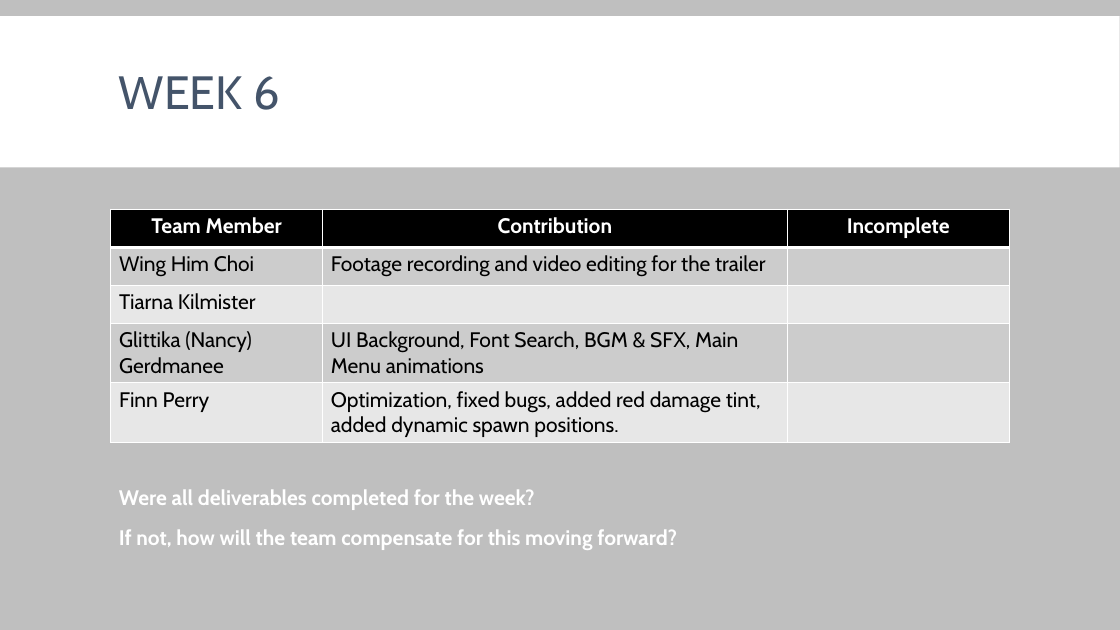
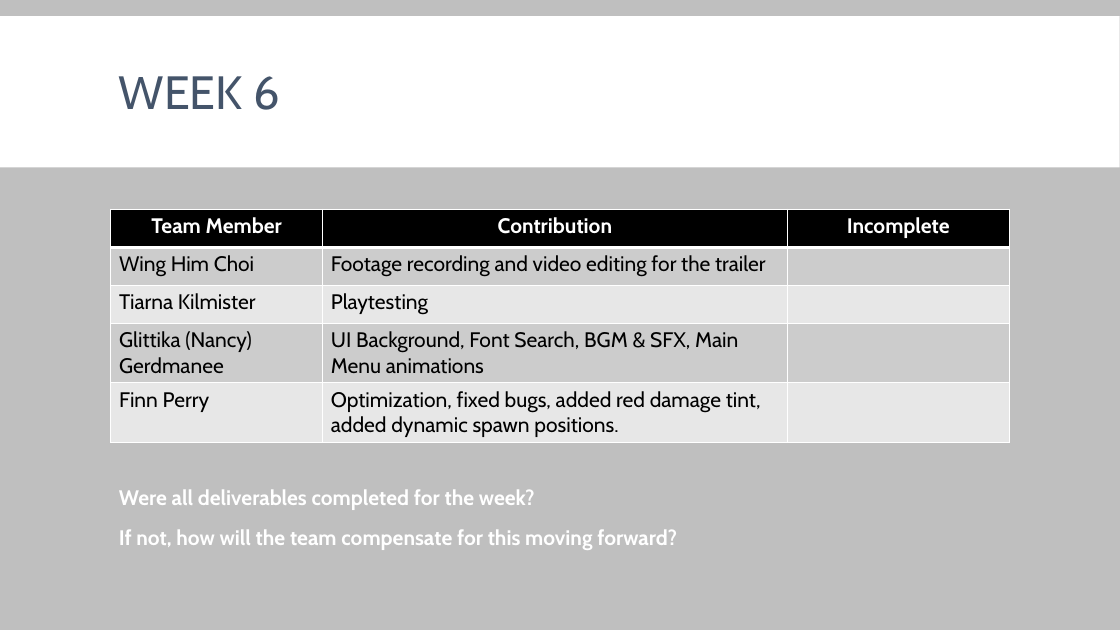
Before and after one commit to glittika-gerdmanee/1st-Year-Group-Major-Project, a slide deck: slide 8 of Documents/Weekly Production Logs/Fireball - Production Outcomes.pptx. Drawn at 1120x630 pixels with LibreOffice and Linux fonts; fonts in the diff are those of the drawing. Boxes give left, top, right and bottom in pixels: in the first picture for what was removed or moved away, otherwise in the second. Text is boxed around its words. In the diff, an @@ line names an element or a change of style, - is before the commit and + after.

```diff
--- a/Documents/Weekly Production Logs/Fireball - Production Outcomes.pptx
+++ b/Documents/Weekly Production Logs/Fireball - Production Outcomes.pptx
@@ table at [111, 209, 1010, 441] @@
-row 3, column 2: 
+row 3, column 2: Playtesting
```
Also in this commit, not shown: 1 other file.
